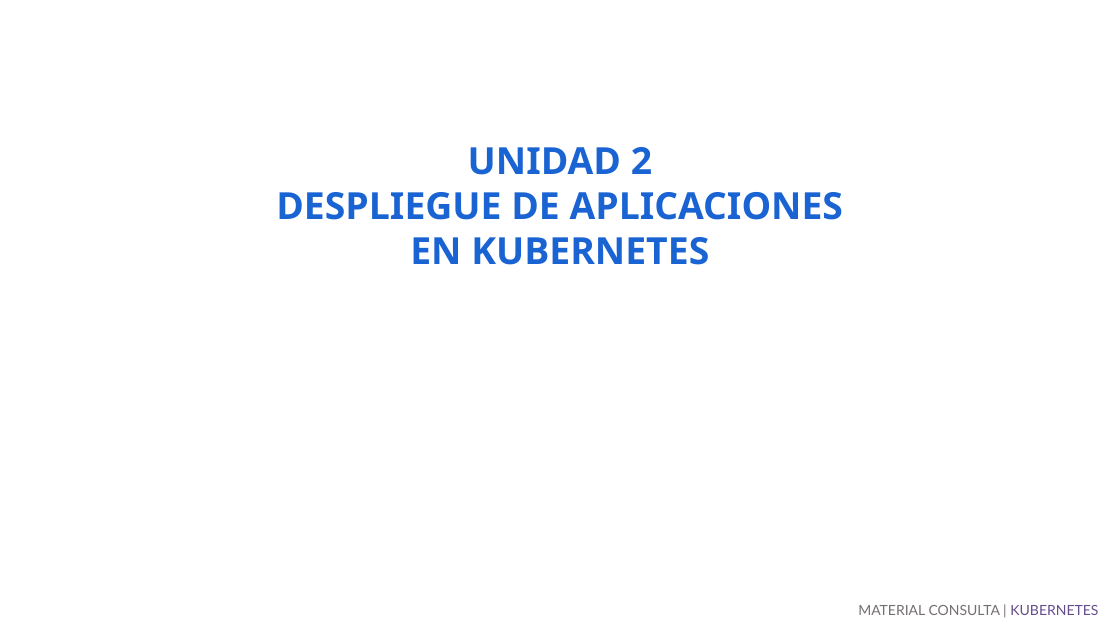
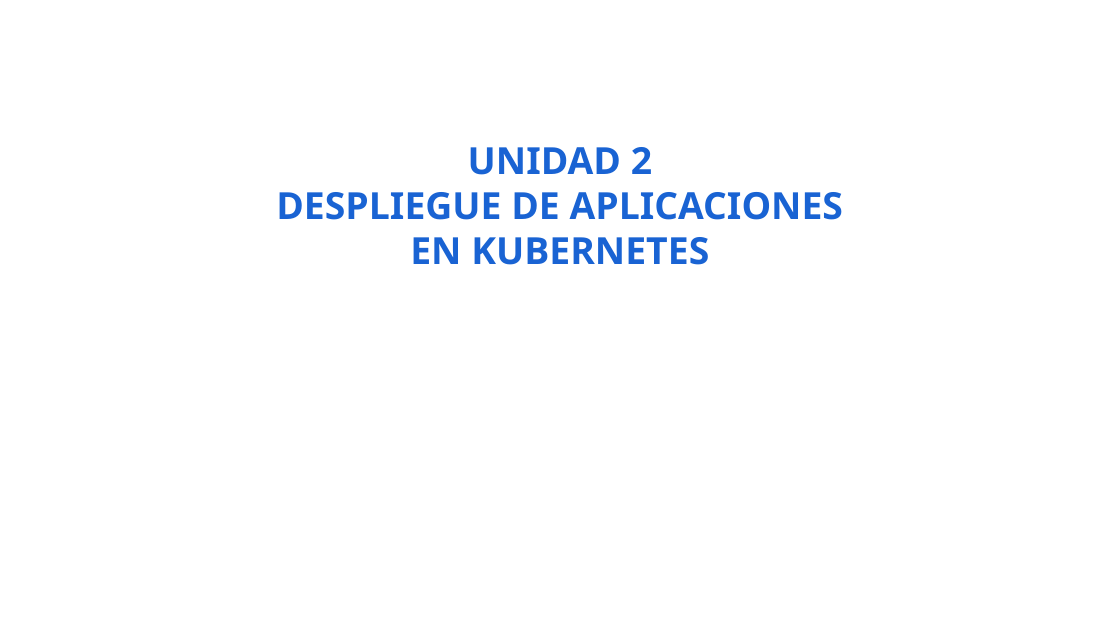
Before and after one commit to iesgn/curso_kubernetes_2020, a slide deck: slide 1 of unidad2/presentacion_unidad2.odp. Drawn at 1120x630 pixels with LibreOffice and Linux fonts; fonts in the diff are those of the drawing. Boxes give left, top, right and bottom in pixels: in the first picture for what was removed or moved away, otherwise in the second. Text is boxed around its words. In the diff, an @@ line names an element or a change of style, - is before the commit and + after.

```diff
--- a/unidad2/presentacion_unidad2.odp
+++ b/unidad2/presentacion_unidad2.odp
@@ text removed at [858,605,1098,615] @@
-MATERIAL CONSULTA | KUBERNETES
```
Also in this commit, not shown: 1 other file.
